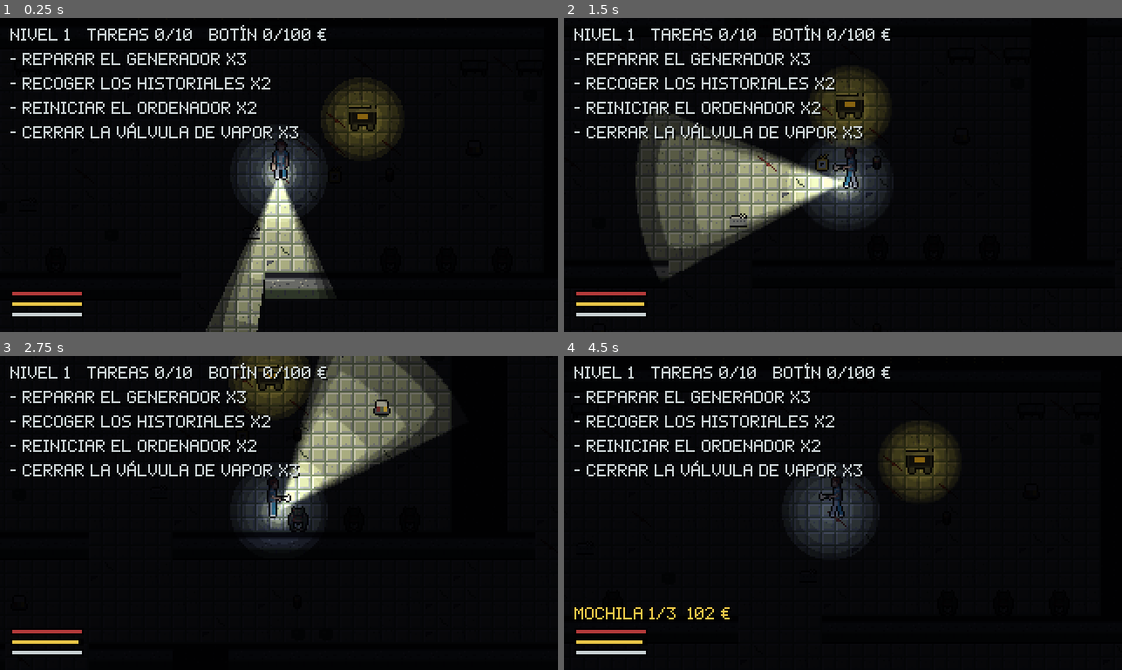
Above: before the commit, frames 1-4 (two rows, left to right).
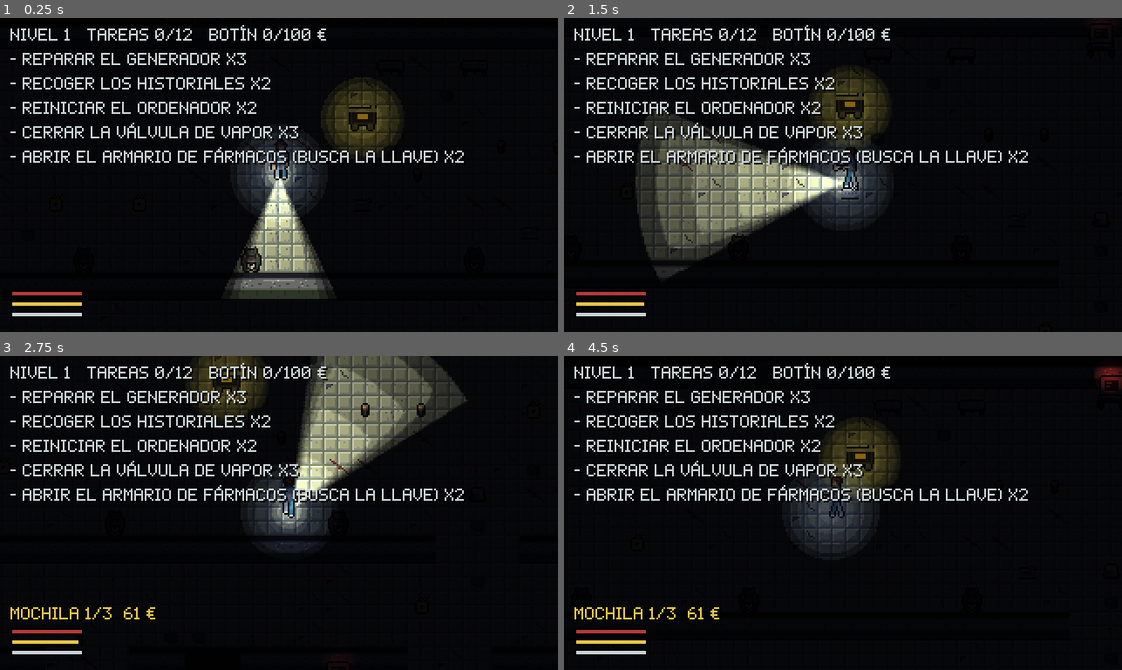
Above: after the commit, the same moments.

Repository: Skyfreefury/blackout-beta
Game: Godot game, scene res://scenes/main.tscn
Same seed, same stepped clock (60 frames per second), same inputs: the game is played once before the commit and once after it. This scene is started directly instead of the project's main scene.
Inputs (mouse positions are in pixels of both pictures, inside the frame that each line leads up to):
- Up to frame 1 (0.25 s): no input
- Up to frame 2 (1.5 s): tap Enter at 0.5 s; move the mouse to (965, 159) at 0.52 s; hold D (move_right) 0.53-1.28 s; hold E (interact) 0.53-1.28 s; click (965, 159) at 0.67 s; move the mouse to (731, 190) at 1.27 s; hold S (move_down) from 1.28 s (still down); tap F (fire_dart) at 1.35 s
- Up to frame 3 (2.75 s): tap E (interact) at 1.55 s; move the mouse to (334, 443) at 2.02 s; release S (move_down) at 2.03 s; hold D (move_right) from 2.03 s (still down); hold E (interact) from 2.03 s (still down)
- Up to frame 4 (4.5 s): move the mouse to (815, 575) at 2.77 s; release D (move_right) at 2.78 s; release E (interact) at 2.78 s; hold W (move_up) 2.78-3.53 s; tap Space (sprint) at 2.85 s; click (815, 575) at 2.92 s; tap E (interact) at 3.05, 3.8 s; move the mouse to (1010, 560) at 3.52 s; hold Q (toggle_light) 3.53-4.28 s; hold A (move_left) from 3.53 s (still down); move the mouse to (675, 465) at 4.27 s; tap Shift at 4.35 s

The runs differ from the first frame. In frame 1, 3.1% of the frame differs, in the area x 1-84%, y 4-100%; in frame 2, 2.2%; in frame 3, 11%, in the area x 1-84%, y 0-98%; in frame 4, 5.3%.

Commit message:
Armario de fármacos cerrado y su llave
La llave aparece en un sitio de botín a más de 160 px del armario, va aparte de la mochila
(Player.has_key, sincronizada) y cae al suelo al derribar o desconectarse quien la lleva.

Co-Authored-By: Claude Opus 5.5 <noreply@anthropic.com>

Diff:
--- a/scenes/player.tscn
+++ b/scenes/player.tscn
@@ -54,6 +54,9 @@
 properties/10/path = NodePath(".:struggle")
 properties/10/spawn = true
 properties/10/replication_mode = 2
+properties/11/path = NodePath(".:has_key")
+properties/11/spawn = true
+properties/11/replication_mode = 2
 
 [node name="Player" type="CharacterBody2D"]
 collision_layer = 2
--- a/scripts/debug_run.gd
+++ b/scripts/debug_run.gd
@@ -199,6 +199,31 @@
 				presser.autostart = true
 				presser.timeout.connect(func(): if player.grabbed: player._request_struggle())
 				add_child(presser)
+		"key":
+			# Coge la llave, va al armario y lo abre. Con --procgen y una semilla con armario.
+			var cabinet: Task = null
+			for t: Task in main.tasks:
+				if t.needs_key():
+					cabinet = t
+			var key: Node2D = get_tree().get_first_node_in_group("keys")
+			if cabinet == null or key == null:
+				print("RESULT scenario=key sin armario en esta semilla")
+				return
+			monster.global_position = Vector2(-1000, -1000)
+			player.global_position = cabinet.global_position + Vector2(0, 14)
+			await _wait(2)
+			player.start_interact()
+			await _wait(3)
+			var before := cabinet.progress
+			player.global_position = key.global_position
+			await _wait(2)
+			player.start_interact()
+			await _wait(3)
+			player.global_position = cabinet.global_position + Vector2(0, 14)
+			await _wait(2)
+			player.start_interact()
+			await _wait(300)
+			print("KEY before_key=%.2f has_key=%s opened=%s" % [before, player.has_key, cabinet.repaired])
 		"shoproom":
 			# Compra en dos mostradores con 1000 €: zapatillas (150) y dardo (160).
 			Net.bank = 1000
--- a/scripts/hospital_gen.gd
+++ b/scripts/hospital_gen.gd
@@ -16,8 +16,8 @@
 const LAMP_RANGE := 42.0
 ## Casillas libres que dejan los muebles y las tareas alrededor de cada puerta.
 const DOOR_CLEARANCE := 3
-const PLAYER_BLOCKING := "#ciwt123aov"
-const MONSTER_BLOCKING := "#XEciwt123aov"
+const PLAYER_BLOCKING := "#ciwt123aovf"
+const MONSTER_BLOCKING := "#XEciwt123aovf"
 const MONSTER_SPOTS := 5
 ## Muebles por tipo de sala: [símbolo, cantidad, lado de la pared].
 const DECOR := {
@@ -164,6 +164,8 @@
 	_spread(upper, "a", 2)
 	_spread(upper + [er], "o", 2)
 	_spread(base_rooms, "v", 3)
+	# Armario de fármacos cerrado: su llave aparece lejos, en un sitio de botín (scripts/main.gd).
+	_spread(upper, "f", 2)
 
 	# Luces de emergencia: 3 o 4 por zona, lejos de las puertas.
 	for zone in [1, 2, 3]:
@@ -192,7 +194,7 @@
 			var c := _at(cell)
 			if (c == "." or c == "," or "BM$D456".contains(c)) and not walk.has(cell):
 				return false
-			if "123aov".contains(c) and not _touches_any(cell, walk):
+			if "123aovf".contains(c) and not _touches_any(cell, walk):
 				return false
 	# Monstruo: rejilla reducida para su cuerpo. Con todas las luces de emergencia encendidas
 	# llega a todas las salas y a todos los pasos.
--- a/scripts/hud.gd
+++ b/scripts/hud.gd
@@ -75,6 +75,8 @@
 	_bag.position.y = size.y - 38
 	_bag.text = "" if player == null or player.carried_values.is_empty() \
 		else "Mochila %d/%d  %d €" % [player.carried_values.size(), player.max_carry, player.carried_total()]
+	if player != null and player.has_key:
+		_bag.text += ("   " if not _bag.text.is_empty() else "") + "Llave"
 	var darts := 0 if player == null else Net.upgrade_level(player.get_multiplayer_authority(), "dart")
 	if darts > 0:
 		_bag.text += ("   " if not _bag.text.is_empty() else "") + "Dardos %d" % darts
--- /dev/null
+++ b/scripts/key_pickup.gd
@@ -0,0 +1,20 @@
+class_name KeyPickup
+extends Sprite2D
+## Llave del armario de fármacos tirada en el suelo. El jugador la pide con E y el anfitrión
+## se la da (Player.has_key) y la retira en todos los equipos. Brilla un poco para verla a oscuras.
+
+
+func _ready() -> void:
+	add_to_group("keys")
+	texture = preload("res://art/sprites/key.png")
+	var glint := PointLight2D.new()
+	glint.texture = LightTextures.radial(10.0)
+	glint.color = Color("e8c547")
+	glint.energy = 0.45
+	add_child(glint)
+
+
+@rpc("authority", "call_local", "reliable")
+func take() -> void:
+	remove_from_group("keys")
+	queue_free()
--- a/scripts/level.gd
+++ b/scripts/level.gd
@@ -22,7 +22,7 @@
 ## Capa de física de los obstáculos: frenan el paso pero no cortan la luz.
 const OBSTACLE_LAYER := 16
 ## Caracteres que el monstruo trata como bloqueo al planear su camino.
-const MONSTER_BLOCKING := "#XEciwt123aovK"
+const MONSTER_BLOCKING := "#XEciwt123aovfK"
 
 @export_file("*.txt") var map_path := "res://maps/hospital.txt"
 ## Semilla del reparto de objetos. El anfitrión la elige y la envía, así todos ven el mismo mapa.
@@ -251,7 +251,7 @@
 		"D": cart_position = center
 		"L": lamp_spawns.append([center, 0])
 		"1", "2", "3": task_spawns.append([center, "generator", int(c)])
-		"a", "o", "v": task_spawns.append([center, Task.SYMBOLS[c], 0])
+		"a", "o", "v", "f": task_spawns.append([center, Task.SYMBOLS[c], 0])
 		"4", "5", "6": lamp_spawns.append([center, int(c) - 3])
 
 
--- a/scripts/main.gd
+++ b/scripts/main.gd
@@ -6,6 +6,8 @@
 const PLAYER_SCENE := preload("res://scenes/player.tscn")
 const MONSTER_SCENE := preload("res://scenes/monster.tscn")
 const TASK_SCENE := preload("res://scenes/task.tscn")
+## Distancia mínima entre el armario de fármacos y su llave, en px.
+const KEY_MIN_DISTANCE := 160.0
 const SPAWN_OFFSETS: Array[Vector2] = [Vector2(0, 0), Vector2(14, 0), Vector2(0, 14), Vector2(14, 14)]
 ## Cuota de botín: 100 € más 100 € por nivel. Objetos de valor: 8 más 2 por nivel.
 const QUOTA_BASE := 0
@@ -135,8 +137,12 @@
 	# Tipo y valor de cada objeto con la semilla del mapa: iguales en todos los equipos.
 	var rng := RandomNumberGenerator.new()
 	rng.seed = level.map_seed + 1
+	var key_spot := _key_spot()
 	for i in level.loot_spawns.size():
 		var rolled := Loot.roll(rng)
+		if i == key_spot:
+			_add_key("Key", level.loot_spawns[i])
+			continue
 		_add_loot("Loot%d" % i, level.loot_spawns[i], rolled[0], rolled[1])
 	if level.cart_position != Vector2.ZERO:
 		var cart := Sprite2D.new()
@@ -175,6 +181,37 @@
 		entities.add_child(counter)
 
 
+## Sitio de botín donde aparece la llave del armario: al azar entre los que están a más de
+## KEY_MIN_DISTANCE px del armario, o el más lejano. -1 si no hay armario en la partida.
+func _key_spot() -> int:
+	var cabinet: Task = null
+	for t: Task in tasks:
+		if t.needs_key():
+			cabinet = t
+	if cabinet == null or level.loot_spawns.is_empty():
+		return -1
+	var far: Array[int] = []
+	var farthest := 0
+	for i in level.loot_spawns.size():
+		var d := level.loot_spawns[i].distance_to(cabinet.position)
+		if d >= KEY_MIN_DISTANCE:
+			far.append(i)
+		if d > level.loot_spawns[farthest].distance_to(cabinet.position):
+			farthest = i
+	if far.is_empty():
+		return farthest
+	var rng := RandomNumberGenerator.new()
+	rng.seed = level.map_seed + 2
+	return far[rng.randi_range(0, far.size() - 1)]
+
+
+func _add_key(node_name: String, pos: Vector2) -> void:
+	var key := KeyPickup.new()
+	key.name = node_name
+	key.position = pos
+	entities.add_child(key)
+
+
 func _add_loot(node_name: String, pos: Vector2, kind: int, value: int) -> void:
 	var loot := Loot.new()
 	loot.name = node_name
@@ -263,6 +300,9 @@
 	if multiplayer.is_server():
 		p.deposited.connect(_on_deposited)
 		p.dropped_loot.connect(_on_dropped_loot)
+		p.dropped_key.connect(_on_dropped_key)
+	if p.is_local():
+		p.notice.connect(hud.flash_message)
 	# En la sala tienda hay luz: la linterna empieza apagada.
 	if Net.in_shop:
 		p.light_on = false
@@ -303,6 +343,17 @@
 @rpc("authority", "call_local", "reliable")
 func _spawn_dropped(node_name: String, pos: Vector2, kind: int, value: int) -> void:
 	_add_loot(node_name, pos, kind, value)
+
+
+## Solo en el anfitrión: la llave de un jugador caído o que se ha ido queda en el suelo.
+func _on_dropped_key(pos: Vector2) -> void:
+	_drops += 1
+	_spawn_key.rpc("Key%d" % _drops, pos)
+
+
+@rpc("authority", "call_local", "reliable")
+func _spawn_key(node_name: String, pos: Vector2) -> void:
+	_add_key(node_name, pos)
 
 
 ## Si el jugador local ya no juega, la cámara sigue a otro que siga activo.
@@ -378,8 +429,12 @@
 		lines.append("- Lleva objetos de valor al carro")
 	# Tareas iguales en una línea: "Reparar el generador x2".
 	var counts := {}
+	var key_held := get_tree().get_nodes_in_group("players").any(func(p): return p.has_key)
 	for t: Task in pending:
-		counts[t.label()] = counts.get(t.label(), 0) + 1
+		var label := t.label()
+		if t.needs_key() and not key_held:
+			label += " (busca la llave)"
+		counts[label] = counts.get(label, 0) + 1
 	for label: String in counts:
 		lines.append("- " + label + (" x%d" % counts[label] if counts[label] > 1 else ""))
 	return "\n".join(lines)
@@ -424,6 +479,8 @@
 
 func _on_peer_left(id: int) -> void:
 	var node := entities.get_node_or_null(str(id))
+	if node is Player and node.has_key:
+		_on_dropped_key(node.global_position)
 	if node != null:
 		node.queue_free()
 
--- a/scripts/player.gd
+++ b/scripts/player.gd
@@ -9,6 +9,10 @@
 signal deposited(amount: int)
 ## Solo en el anfitrión: el jugador ha caído y suelta la mochila en el suelo.
 signal dropped_loot(kinds: PackedInt32Array, values: PackedInt32Array, pos: Vector2)
+## Solo en el anfitrión: la llave cae al suelo al derribar al jugador.
+signal dropped_key(pos: Vector2)
+## Aviso corto para el HUD del jugador local, por ejemplo "Necesitas la llave".
+signal notice(text: String)
 
 const WALK_SPEED := 60.0
 const RUN_SPEED := 100.0
@@ -100,6 +104,8 @@
 ## Mochila: tipo y valor de cada objeto llevado. La decide el anfitrión.
 var carried_kinds := PackedInt32Array()
 var carried_values := PackedInt32Array()
+## Lleva la llave del armario de fármacos. No ocupa hueco de la mochila.
+var has_key := false
 ## Derribos recibidos. Con 1, el siguiente golpe mata.
 var down_count := 0
 var down_time := 0.0
@@ -369,6 +375,9 @@
 ## Solo en el anfitrión. Primer derribo o muerte si ya estaba herido.
 func _knock_down() -> void:
 	_drop_loot()
+	if has_key:
+		has_key = false
+		dropped_key.emit(global_position)
 	if down_count >= 1:
 		is_dead = true
 	else:
@@ -429,6 +438,15 @@
 		hold_target = target
 		_set_server_target.rpc_id(1, target.get_path())
 		return
+	for key: Node2D in get_tree().get_nodes_in_group("keys"):
+		if global_position.distance_to(key.global_position) <= PICKUP_RADIUS:
+			_request_key.rpc_id(1, key.get_path())
+			return
+	for task: Task in get_tree().get_nodes_in_group("tasks"):
+		if task.needs_work() and task.needs_key() and not has_key \
+				and global_position.distance_to(task.global_position) <= Task.INTERACT_RANGE:
+			notice.emit("Cerrado: necesitas la llave")
+			return
 	for pickup: Node2D in get_tree().get_nodes_in_group("batteries"):
 		if global_position.distance_to(pickup.global_position) <= PICKUP_RADIUS:
 			_request_pickup.rpc_id(1, pickup.get_path())
@@ -450,7 +468,8 @@
 				and global_position.distance_to(other.global_position) <= REVIVE_RANGE:
 			return other
 	for task: Task in get_tree().get_nodes_in_group("tasks"):
-		if task.needs_work() and global_position.distance_to(task.global_position) <= Task.INTERACT_RANGE:
+		if task.needs_work() and (has_key or not task.needs_key()) \
+				and global_position.distance_to(task.global_position) <= Task.INTERACT_RANGE:
 			return task
 	return null
 
@@ -515,6 +534,7 @@
 			revive_progress = 0.0
 	if _server_target != null:
 		var valid: bool = is_instance_valid(_server_target) and can_act() and _server_target.needs_work() \
+			and (has_key or not (_server_target is Task and _server_target.needs_key())) \
 			and global_position.distance_to(_server_target.global_position) <= _range_for(_server_target) + NET_TOLERANCE
 		if valid:
 			_server_target.add_work(delta * work_factor(_server_target))
@@ -641,6 +661,19 @@
 	carried_kinds.append(loot.kind)
 	carried_values.append(loot.value)
 	loot.take.rpc()
+
+
+@rpc("any_peer", "call_local", "reliable")
+func _request_key(key_path: NodePath) -> void:
+	if not multiplayer.is_server() or _sender() != get_multiplayer_authority() or not can_act() or has_key:
+		return
+	var key := get_node_or_null(key_path) as KeyPickup
+	if key == null or key.is_queued_for_deletion():
+		return
+	if global_position.distance_to(key.global_position) > PICKUP_RADIUS + NET_TOLERANCE:
+		return
+	has_key = true
+	key.take.rpc()
 
 
 @rpc("any_peer", "call_local", "reliable")
--- a/scripts/task.gd
+++ b/scripts/task.gd
@@ -14,9 +14,10 @@
 	"archive": {"label": "Recoger los historiales", "time": 6.0, "sprite": "res://art/sprites/task_archive.png"},
 	"computer": {"label": "Reiniciar el ordenador", "time": 8.0, "sprite": "res://art/sprites/task_computer.png"},
 	"valve": {"label": "Cerrar la válvula de vapor", "time": 5.0, "sprite": "res://art/sprites/task_valve.png"},
+	"locked": {"label": "Abrir el armario de fármacos", "time": 4.0, "sprite": "res://art/sprites/task_locked.png", "key": true},
 }
 ## Símbolo del mapa de cada tipo que no es generador.
-const SYMBOLS := {"a": "archive", "o": "computer", "v": "valve"}
+const SYMBOLS := {"a": "archive", "o": "computer", "v": "valve", "f": "locked"}
 
 var kind := "generator"
 ## Zona de lámparas que enciende. 0 si no es un generador.
@@ -46,6 +47,11 @@
 
 func label() -> String:
 	return KINDS[kind]["label"]
+
+
+## El armario solo se abre si el jugador lleva la llave.
+func needs_key() -> bool:
+	return KINDS[kind].get("key", false)
 
 
 func _process(delta: float) -> void:
Binary file added: art/sprites/key.png
Not shown, added: art/sprites/key.png.import
Binary file added: art/sprites/task_locked.png
Not shown, added: art/sprites/task_locked.png.import
Not shown, added: scripts/key_pickup.gd.uid
Not shown, changed: docs/IDEAS.md
